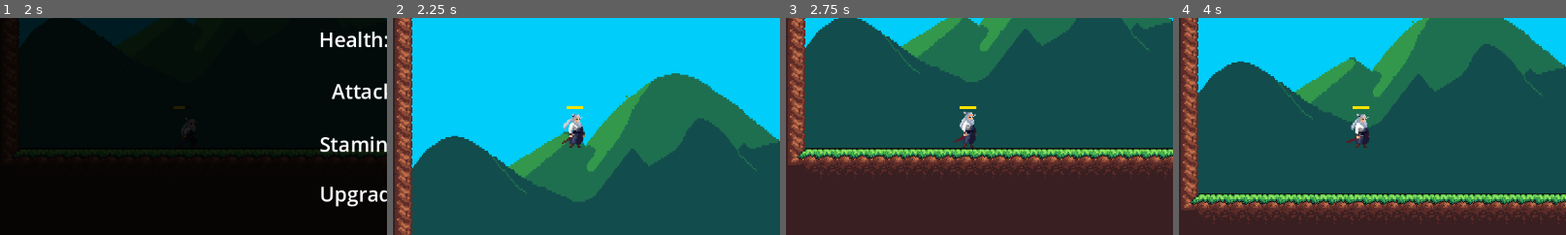
Above: before the commit, frames 1-4 (left to right).
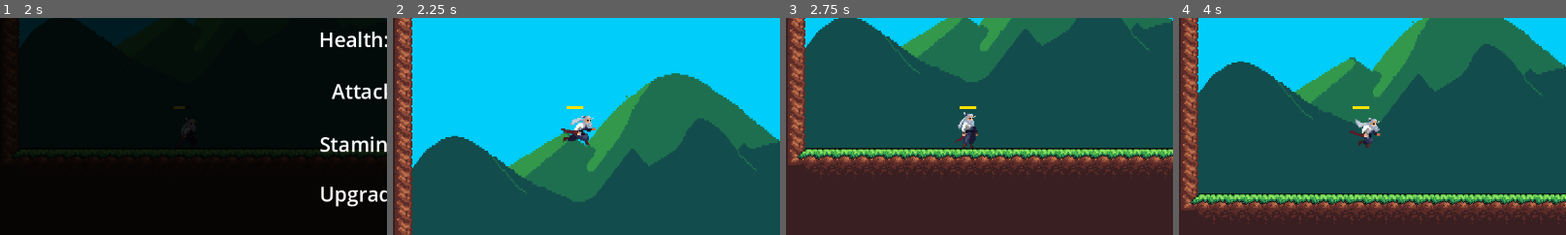
Above: after the commit, the same moments.

Repository: lukaszavadil1/AK8POGame
Game: Godot game, scene res://Scenes/Main.tscn
The game is run twice, just before and just after one commit, with the same random seed, the same clock (stepped at 60 frames per second) and the same inputs. Sound files missing from this copy of the repository are replaced by a short silence.
Inputs:
- Up to frame 1 (2 s): click "Play" at 0.5 s; tap Enter at 1.25 s; hold Right (ui_right) from 1.28 s (still down); tap P at 1.35 s; tap Space (ui_accept) at 1.52 s
- Up to frame 2 (2.25 s): release Right (ui_right) at 2 s; click "Restart level" at 2 s
- Up to frame 3 (2.75 s): no input
- Up to frame 4 (4 s): hold Right (ui_right) 2.78-3.5 s; tap P at 2.85 s; tap Space (ui_accept) at 3.02 s; click "Restart level" at 3.5 s
The pictures show only the part of the screen within x 0-50%, y 24-74%; the shares and areas given below are measured in that part.

Frame 1 is identical in both runs. In frame 2, 0.8% of the frame differs, in the area x 43-53%, y 44-60%; in frame 3, 0.2%; in frame 4, 0.7%.

Commit message:
Updated idea + player respawn fix

Diff:
--- a/src/Player/player.gd
+++ b/src/Player/player.gd
@@ -10,6 +10,7 @@
 var take_self_damage = false
 
 func _ready() -> void:
+	PlayerState.respawn()
 	anim.animation_finished.connect(_on_animation_finished)
 
 func _process(delta: float) -> void:
--- a/src/Player/player_state.gd
+++ b/src/Player/player_state.gd
@@ -41,6 +41,13 @@
 	current_state = State.IDLE
 	previous_state = State.IDLE
 
+func respawn():
+	health = base_health
+	stamina = base_stamina
+	current_state = State.IDLE
+	previous_state = State.IDLE
+	upgrade_points = 0
+
 func add_points(points: int) -> void:
 	upgrade_points += points
 
--- a/src/Scenes/Levels/level_5.tscn
+++ b/src/Scenes/Levels/level_5.tscn
@@ -462,10 +462,8 @@
 script = ExtResource("8_633d5")
 
 [node name="HealthBarUI" parent="." instance=ExtResource("9_rw7sn")]
-visible = false
 
 [node name="PauseScreen" parent="." instance=ExtResource("10_27vqw")]
-visible = false
 
 [node name="Boss" parent="." instance=ExtResource("11_3koi7")]
 position = Vector2(805, 1106)
--- a/src/Scenes/upgrade_screen.gd
+++ b/src/Scenes/upgrade_screen.gd
@@ -12,9 +12,8 @@
 @onready var upgrade_stamina_button = $UpgradeStamina
 
 func _ready():
+	PlayerState.upgrade_points += GameState.current_level
 	update_ui()
-	level_time_label.text = "Level Time: " + GameState.format_time(GameState.level_completion_time)
-	total_time_label.text = "Total Time: " + GameState.format_time(GameState.total_run_time)
 	PlayerState.stamina = PlayerState.base_stamina
 	PlayerState.health = PlayerState.base_health
 
@@ -24,6 +23,8 @@
 	attack_label.text = "Attack: %d" % PlayerState.attack
 	stamina_label.text = "Stamina: %d" % PlayerState.base_stamina
 	level_title_label.text = "Level %d completed!" % GameState.current_level
+	level_time_label.text = "Level Time: " + GameState.format_time(GameState.level_completion_time)
+	total_time_label.text = "Total Time: " + GameState.format_time(GameState.total_run_time)
 
 	var can_upgrade = PlayerState.upgrade_points > 0
 	upgrade_health_button.disabled = not can_upgrade
Not shown, changed: idea.md
